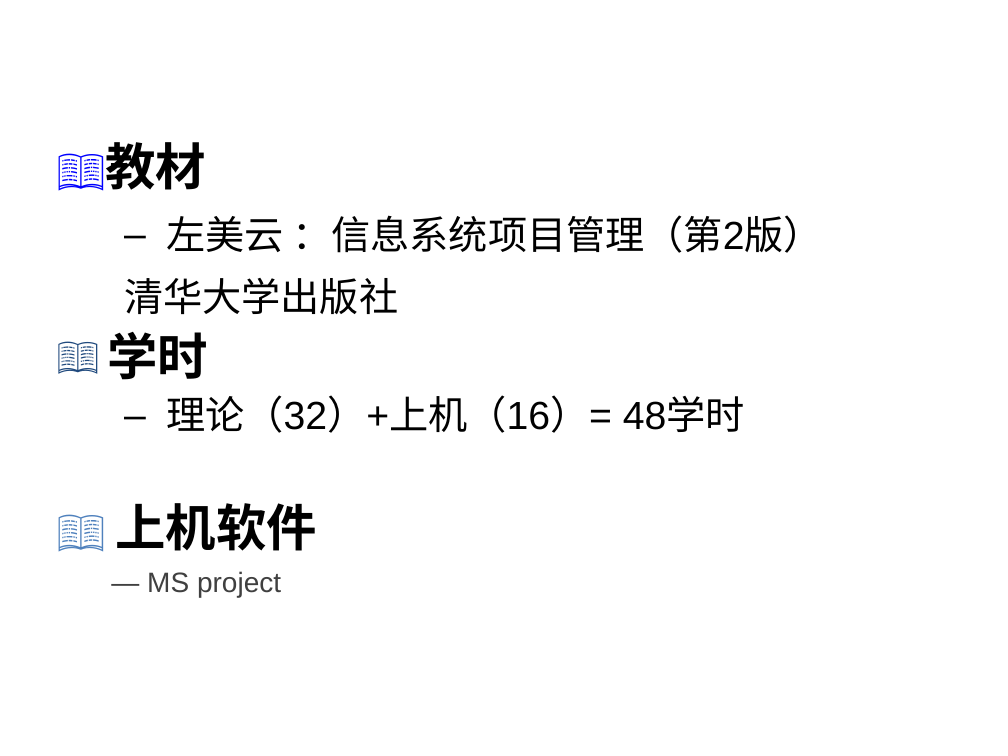
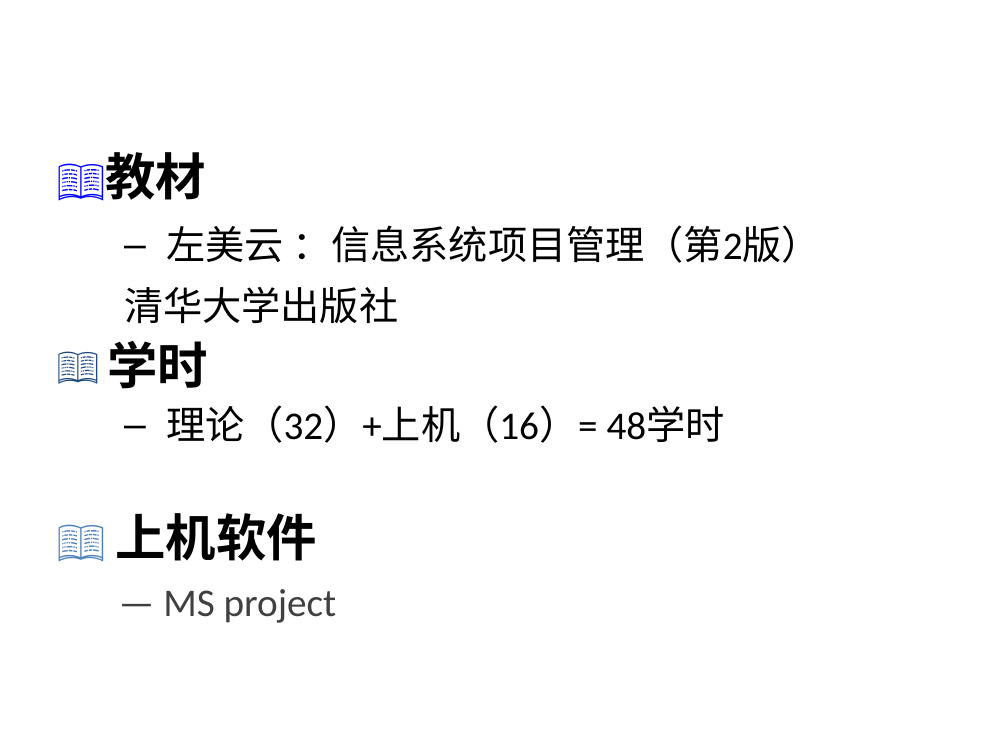
Before and after one commit to yanghui58/project_manager, a slide deck: slide 2 of 左美云_信息系统项目管理（第二版）/第1章 信息系统项目的特点与规划.ppt. Drawn at 1008x756 pixels with LibreOffice and Linux fonts; fonts in the diff are those of the drawing; background and template pictures are left out. Boxes give left, top, right and bottom in pixels: in the first picture for what was removed or moved away, otherwise in the second. Text is boxed around its words. In the diff, an @@ line names an element or a change of style, - is before the commit and + after.

```diff
--- a/左美云_信息系统项目管理（第二版）/第1章 信息系统项目的特点与规划.ppt
+++ b/左美云_信息系统项目管理（第二版）/第1章 信息系统项目的特点与规划.ppt
@@ text "📖教材": place and size @@
-text "📖教材" at [105, 142, 823, 597]
+text "📖教材" at [105, 152, 821, 623]
@@ text "📖教材" at [105, 152, 821, 623]: font Arial to Calibri; size 20 to 28 pt in "— MS project"; more space between paragraphs @@
```
Also in this commit, not shown: 52 other slides changed, 3 slides added, 1 slide removed, 9 other files.
